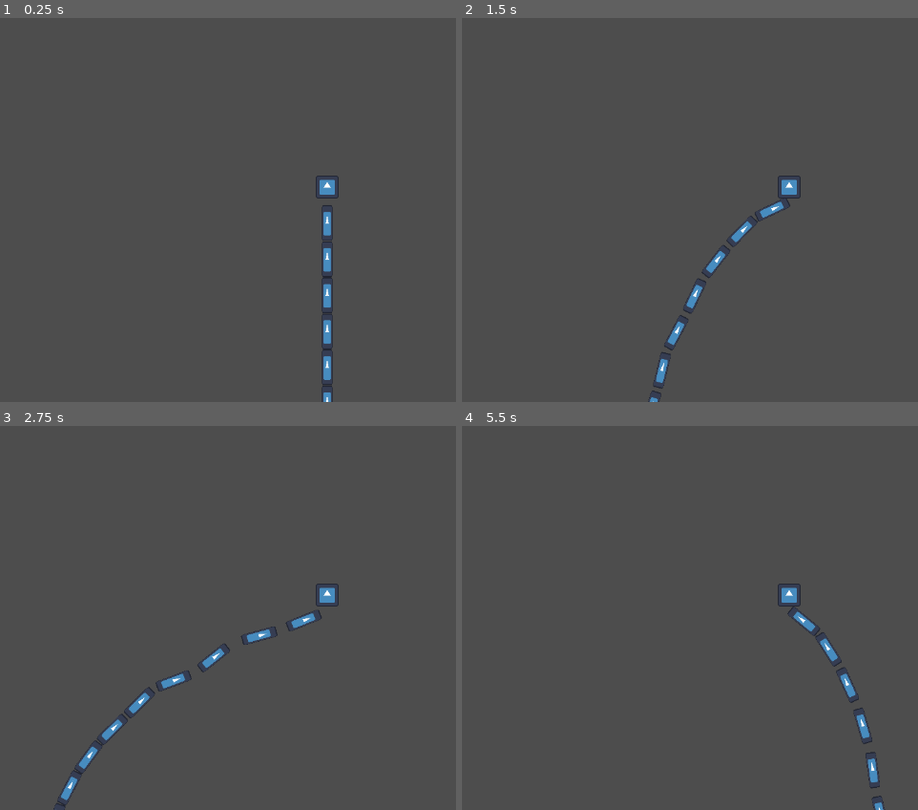
Above: before the commit, frames 1-4 (two rows, left to right).
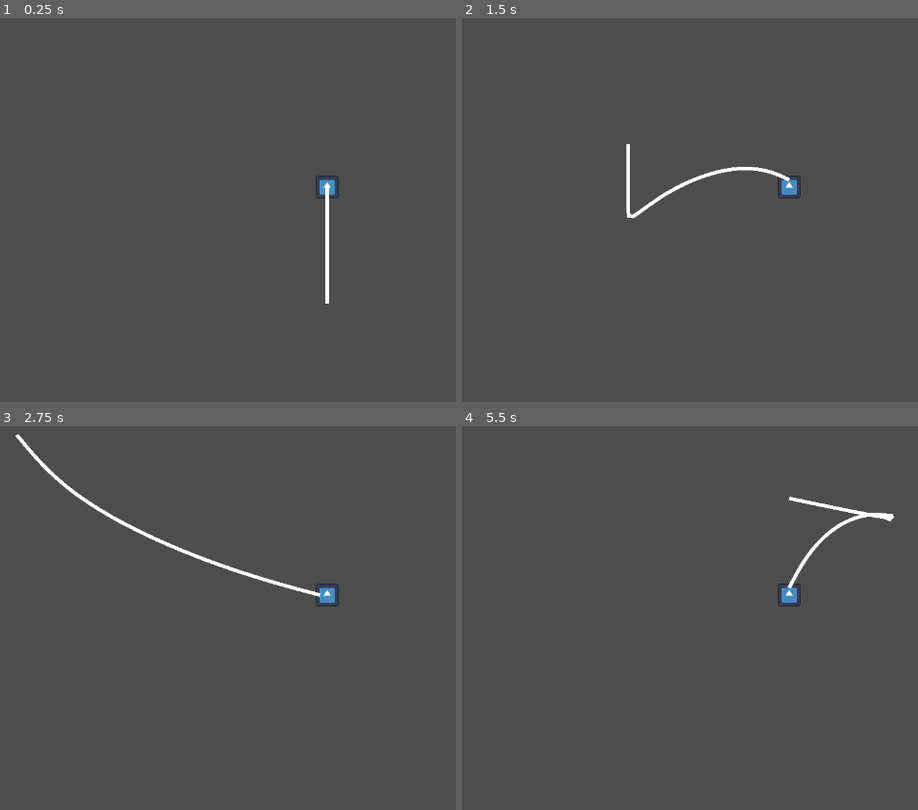
Above: after the commit, the same moments.

Repository: elementary-luke/GMTK2025
Game: Godot game, scene res://scenes/main.tscn
Same seed, same stepped clock (60 frames per second), same inputs: the game is played once before the commit and once after it. The engine's default icon, where the game draws it, is replaced by a stand-in: a white triangle on a blue panel in a dark square.
Inputs:
- Up to frame 1 (0.25 s): no input
- Up to frame 2 (1.5 s): tap Enter at 0.5 s; hold Right (right) 0.53-1.28 s; hold Down (down) from 1.28 s (still down)
- Up to frame 3 (2.75 s): release Down (down) at 2.03 s; hold Right (right) from 2.03 s (still down)
- Up to frame 4 (5.5 s): release Right (right) at 2.78 s; hold Up (up) 2.78-3.53 s; hold Left (left) 3.53-5.03 s; hold Down (down) from 5.03 s (still down)

The runs differ from the first frame. In frame 1, 0.9% of the frame differs, in the area x 70-74%, y 44-100%; in frame 2, 1.5%; in frame 3, 2.0%, in the area x 3-71%, y 1-100%; in frame 4, 1.3%.

Commit message:
rope verlet working

Diff:
--- a/scenes/main.tscn
+++ b/scenes/main.tscn
@@ -23,10 +23,5 @@
 [node name="CollisionShape2D" type="CollisionShape2D" parent="Player"]
 shape = SubResource("RectangleShape2D_0wfyh")
 
-[node name="Segments" type="Node2D" parent="."]
-
-[node name="Start" type="StaticBody2D" parent="."]
-position = Vector2(0, 48)
-
-[node name="PinJoint2D4" type="PinJoint2D" parent="Start"]
-node_b = NodePath("..")
+[node name="Rope" type="Line2D" parent="."]
+width = 2.0
--- a/scenes/segment.tscn
+++ /dev/null
@@ -1,24 +0,0 @@
-[gd_scene load_steps=3 format=3 uid="uid://buywy4juikwgc"]
-
-[ext_resource type="Texture2D" uid="uid://doj7d58m0txkm" path="res://icon.svg" id="1_th87o"]
-
-[sub_resource type="RectangleShape2D" id="RectangleShape2D_sgp6g"]
-size = Vector2(6, 20)
-
-[node name="Segment" type="RigidBody2D"]
-mass = 0.1
-linear_damp_mode = 1
-linear_damp = 1000.0
-angular_damp_mode = 1
-angular_damp = 1000.0
-
-[node name="Sprite2D" type="Sprite2D" parent="."]
-scale = Vector2(0.046875, 0.15625)
-texture = ExtResource("1_th87o")
-
-[node name="CollisionShape2D" type="CollisionShape2D" parent="."]
-shape = SubResource("RectangleShape2D_sgp6g")
-
-[node name="PinJoint2D" type="PinJoint2D" parent="."]
-position = Vector2(0, -10)
-node_a = NodePath("..")
--- a/scripts/main.gd
+++ b/scripts/main.gd
@@ -1,18 +1,54 @@
 extends Node2D
 
-var segment = preload("res://scenes/segment.tscn")
+var segments = []
+var seg_len = 2.5
+var nsegments = 50
 
 func _ready():
-	var last = segment.instantiate()
-	print(last.get_node("PinJoint2D").node_a)
-	last.get_node("PinJoint2D").node_b = $Player.get_path()
-	last.position.y = 20
-	print(last.get_node("PinJoint2D").node_b)
-	$Segments.add_child(last)
+	for i in range(0, nsegments):
+		var inst = Segment.new()
+		inst.initialise(Vector2(0.0, seg_len * i))
+		segments.append(inst)
 
-	for i in range(0, 100):
-		var inst = segment.instantiate()
-		inst.position.y = last.position.y + 20
-		inst.get_node("PinJoint2D").node_b = last.get_path()
-		$Segments.add_child(inst)
-		last = inst
+func _physics_process(delta: float) -> void:
+	draw_rope()
+	simulate()
+
+func draw_rope():
+	$Rope.points = segments.map(func(a): return a.pos)
+
+func simulate():
+	for i in range(0, len(segments)):
+		var seg = segments[i]
+		var velo = seg.pos - seg.old_pos
+		velo *= 0.5
+		seg.old_pos = seg.pos
+		seg.pos += velo
+		seg.pos.y += 0.0
+
+	for i in range(0, 10):
+		apply_constraints()
+
+func apply_constraints():
+	var first_seg = segments[0]
+	first_seg.pos = $Player.global_position
+
+	segments[-1].pos = Vector2(0, 0)
+	for i in range(0, len(segments) - 1):
+		var a = segments[i]
+		var b = segments[i + 1]
+
+		var delta = b.pos - a.pos
+		var dist  = delta.length()
+		if dist == 0:
+			continue
+		var error = dist - seg_len
+		var n     = delta / dist
+		var corr  = n * (error * 0.5)
+
+		if i == 0:
+			# head anchored
+			b.pos -= n * error
+		else:
+			a.pos += corr
+			b.pos -= corr
--- /dev/null
+++ b/scripts/segment.gd
@@ -0,0 +1,10 @@
+extends Node
+class_name Segment
+
+var pos
+var old_pos
+
+func initialise(p : Vector2):
+	self.pos = p
+	self.old_pos = p
+	return self
Not shown, added: scripts/segment.gd.uid
Not shown, added: scenes/main.tscn13097950574.tmp
Not shown, added: scenes/main.tscn13704329708.tmp
